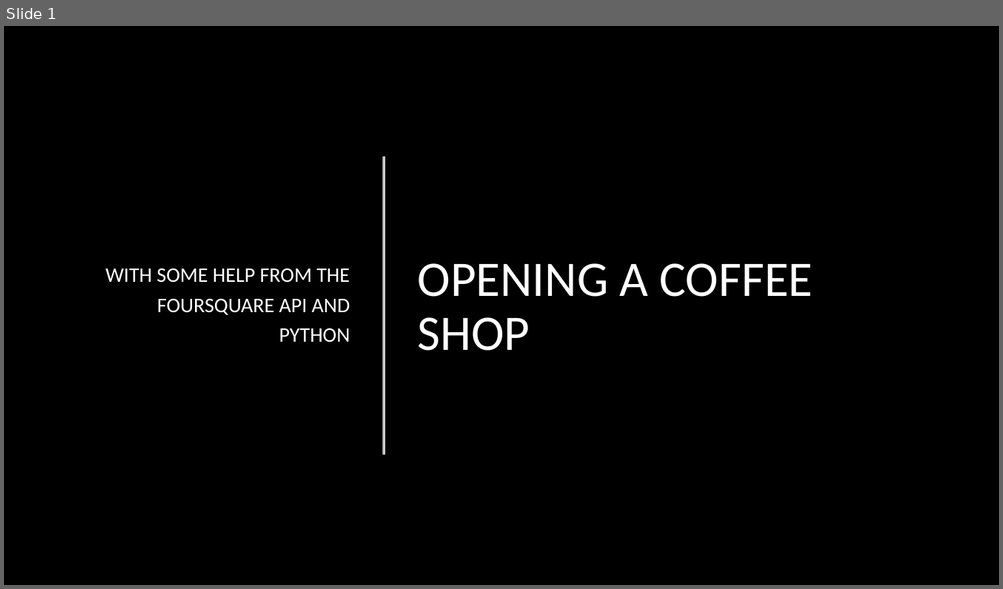
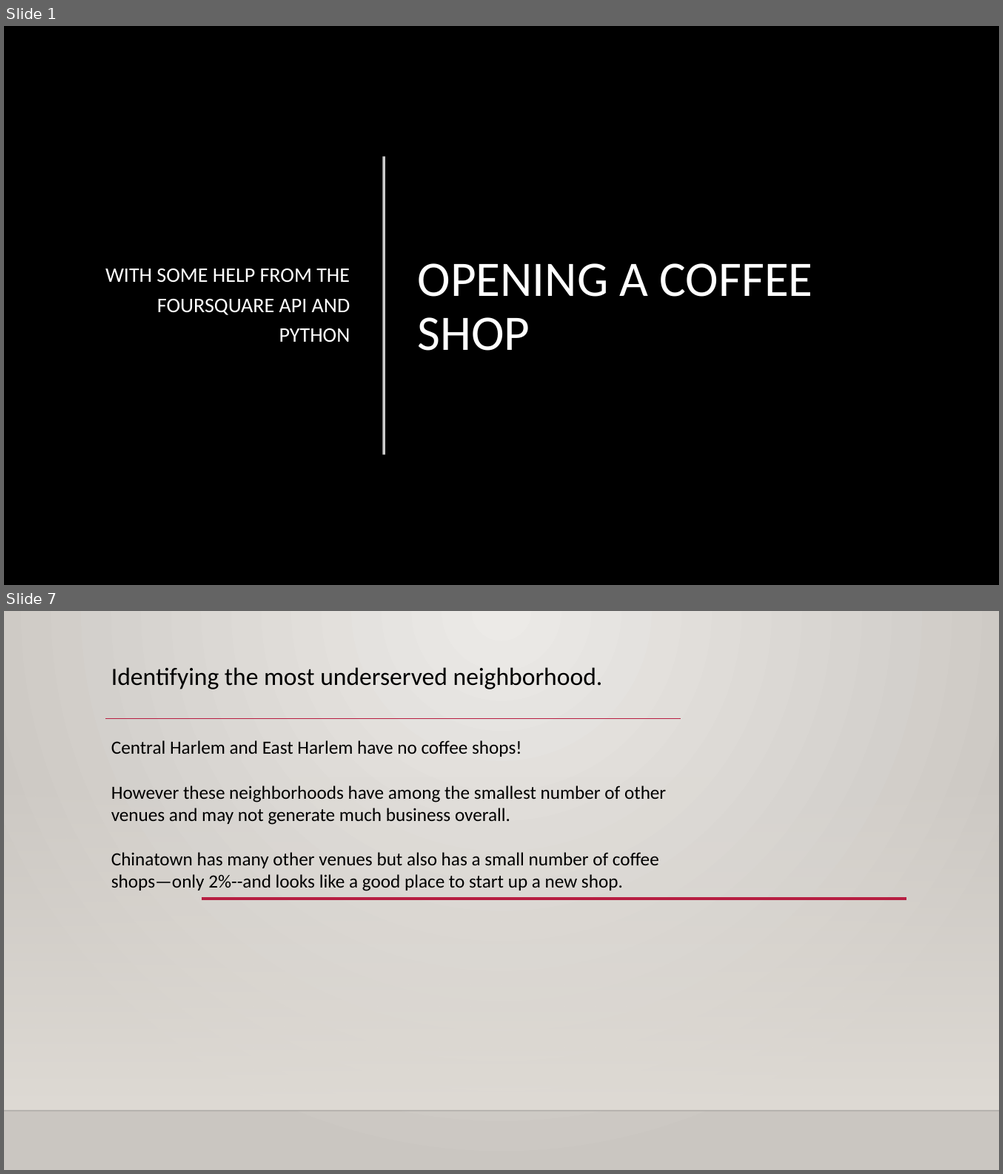
Before and after one commit to jeffbuschow/CourseraCapstone, a slide deck: Coursera Capstone Project Presentation.pptx. Shown one above the other, each under a label of ours: slide 1 before the commit, slides 1 and 7 after it; the slides between them are not shown. The pictures are 1003x589 and 1003x1174 pixels, drawn with LibreOffice and Linux fonts; fonts in the diff are those of the drawing; background and template pictures are left out. Boxes give left, top, right and bottom in pixels: in the first picture for what was removed or moved away, otherwise in the second. Text is boxed around its words. In the diff, an @@ line names an element or a change of style, - is before the commit and + after.

```diff
--- a/Coursera Capstone Project Presentation.pptx
+++ b/Coursera Capstone Project Presentation.pptx
@@ slide 7 added at (4,611,999,1170), background gradient #ECEAE7 to #CAC7C1; not listed: 1 template element that a slide beside it also shows @@
@@ text added at (111,667,603,689), 24 pt, text #000000 @@
+Identifying the most underserved neighborhood.
@@ line added from (105, 719) to (680, 719), #B71E42 0.75 pt @@
@@ text added at (111,741,666,891), 18 pt, text #000000 @@
+Central Harlem and East Harlem have no coffee shops!
+However these neighborhoods have among the smallest number of other venues and may not generate much business overall.
+Chinatown has many other venues but also has a small number of coffee shops—only 2%--and looks like a good place to start up a new shop.
@@ rectangle added at (4,776,999,1111), fill gradient #DFDBD5 @@
@@ line added from (201, 899) to (906, 899), #B71E42 2.5 pt @@
```
Also in this commit, not shown: 6 other slides added, 1 slide removed, 1 other file.
